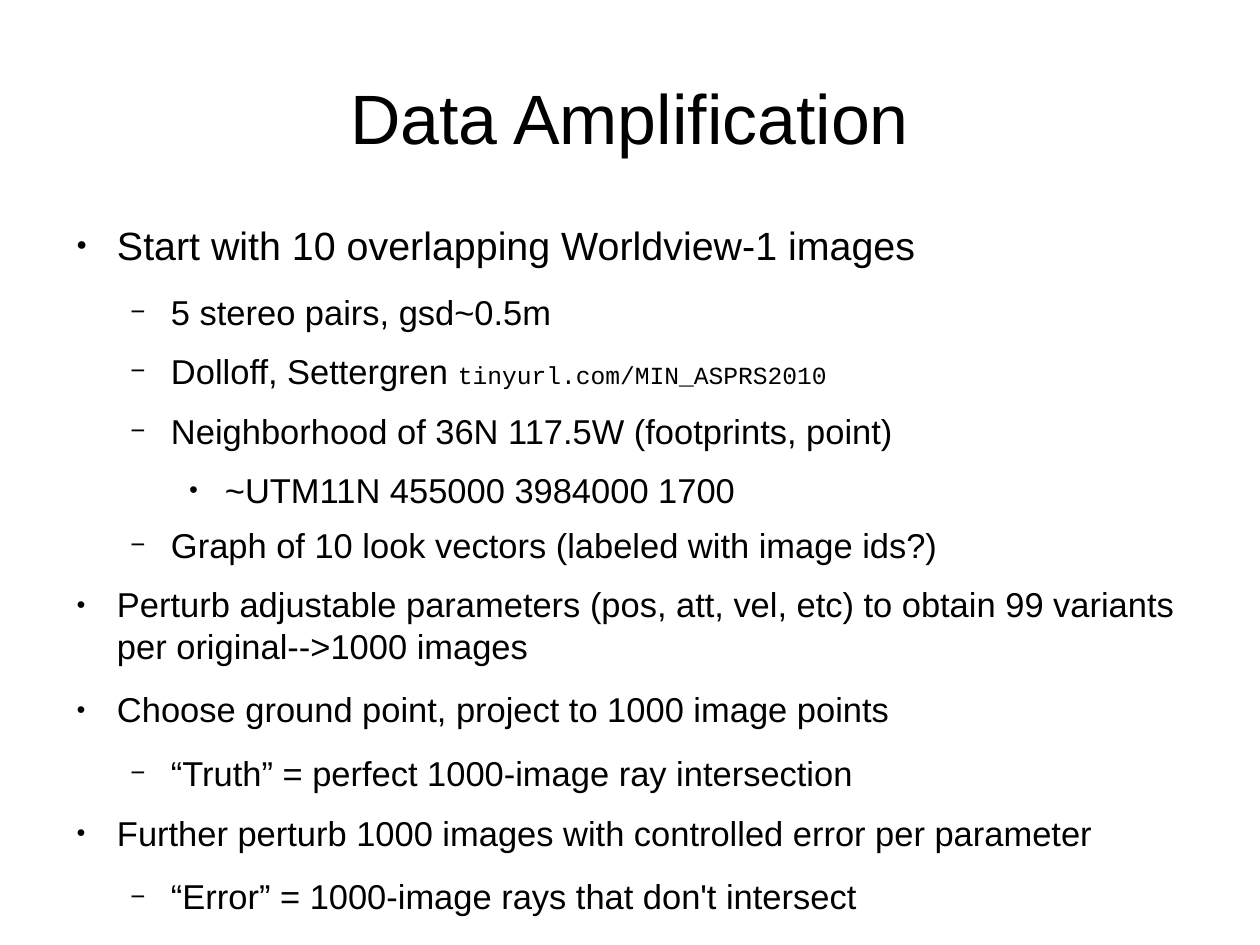
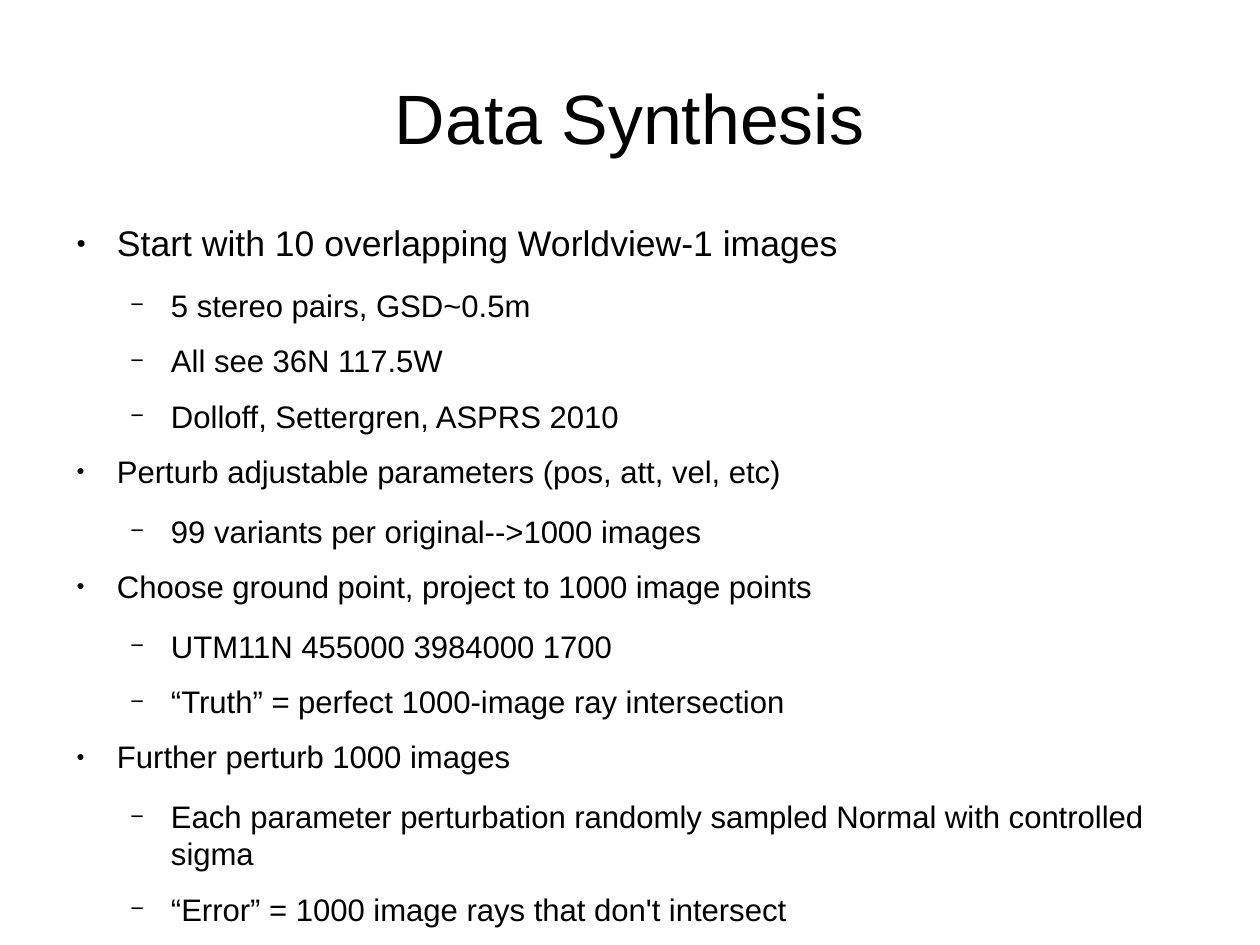
Before and after one commit to sethmerickel/Multi-Image-Geopositioning, a slide deck: slide 36 of papers/fresno2017.odp (slide 22 before the commit). Drawn at 1260x945 pixels with LibreOffice and Linux fonts; fonts in the diff are those of the drawing. Boxes give left, top, right and bottom in pixels: in the first picture for what was removed or moved away, otherwise in the second. Text is boxed around its words. In the diff, an @@ line names an element or a change of style, - is before the commit and + after.

Commit message:
Intermediate commit before continuing to add graphs

```diff
--- a/papers/fresno2017.odp
+++ b/papers/fresno2017.odp
@@ title at (395,93,865,157): text changed @@
-Data Amplification
+Data Synthesis
@@ text at (117,230,838,719): size 24.8 to 22.4 pt in "Start with 10 overlapping Worldview-1 images"; size 21.7 to 19.6 pt in "Choose ground point, project to 1000 image ...", "“Truth” = perfect 1000-image ray intersection" @@
@@ text at (117,294,781,549): text changed; size 21.7 to 19.6 pt @@
-  − 5 stereo pairs, gsd~0.5m
-  − Dolloff, Settergren tinyurl.com/MIN_ASPRS2010
-  − Neighborhood of 36N 117.5W (footprints, point)
-    ● ~UTM11N 455000 3984000 1700
-  − Graph of 10 look vectors (labeled with image ids?)
-● Perturb adjustable parameters (pos, att, vel, etc) to obtain 99 variants per original-->1000 images
+  − 5 stereo pairs, GSD~0.5m
+  − All see 36N 117.5W
+  − Dolloff, Settergren, ASPRS 2010
+● Perturb adjustable parameters (pos, att, vel, etc)
+  − 99 variants per original-->1000 images
@@ text at (171,636,612,659): paragraph added @@
+  − UTM11N 455000 3984000 1700
@@ text at (117,745,1144,927): text changed; size 21.7 to 19.6 pt @@
-● Further perturb 1000 images with controlled error per parameter
-  − “Error” = 1000-image rays that don't intersect
+● Further perturb 1000 images
+  − Each parameter perturbation randomly sampled Normal with controlled sigma
+  − “Error” = 1000 image rays that don't intersect
```
Also in this commit, not shown: 16 other slides changed, 17 slides added, 1 slide removed, 2 other files.
